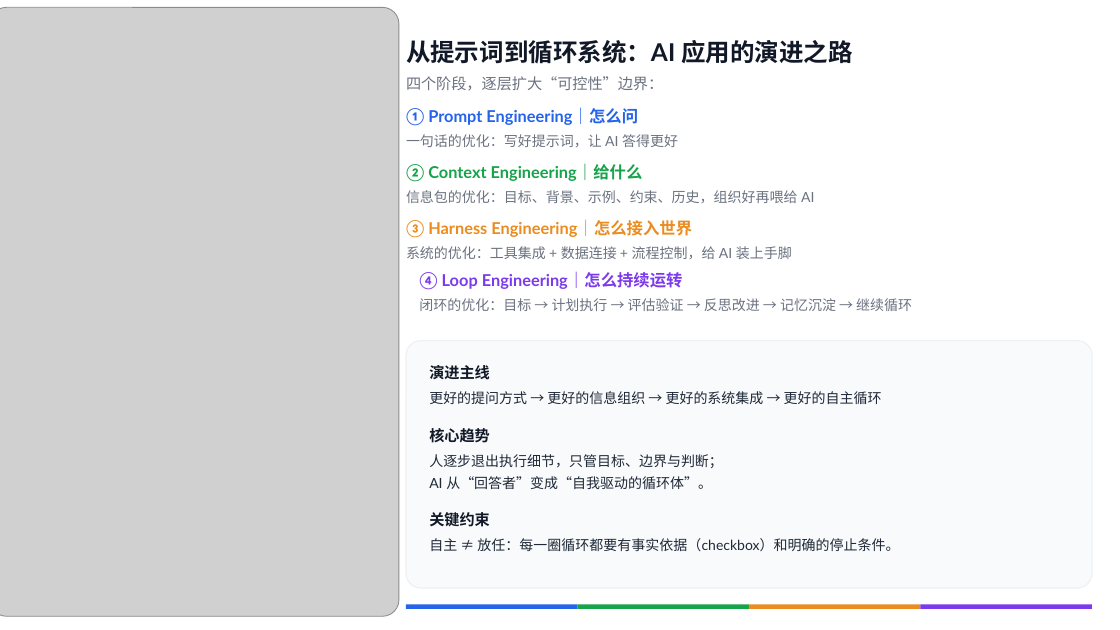
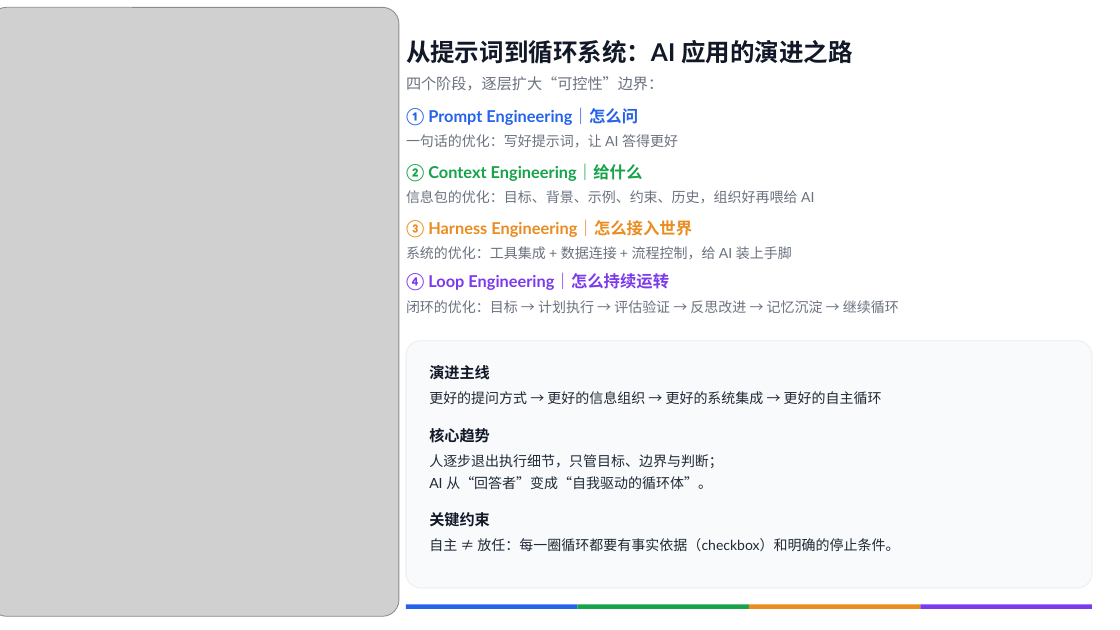
Before and after one commit to a327730684/yo-iterative-review, a slide deck: slide 1 of docs/演示文稿1.pptx. Drawn at 1120x630 pixels with LibreOffice and Linux fonts; fonts in the diff are those of the drawing; grey boxes stand for pictures. Boxes give left, top, right and bottom in pixels: in the first picture for what was removed or moved away, otherwise in the second. Text is boxed around its words. In the diff, an @@ line names an element or a change of style, - is before the commit and + after.

```diff
--- a/docs/演示文稿1.pptx
+++ b/docs/演示文稿1.pptx
@@ text "④ Loop Engineering｜怎么持续运转": place and size @@
-text "④ Loop Engineering｜怎么持续运转" at box(419, 272, 912, 311)
+text "④ Loop Engineering｜怎么持续运转" at box(406, 274, 899, 313)
```
Also in this commit, not shown: 4 other files.
